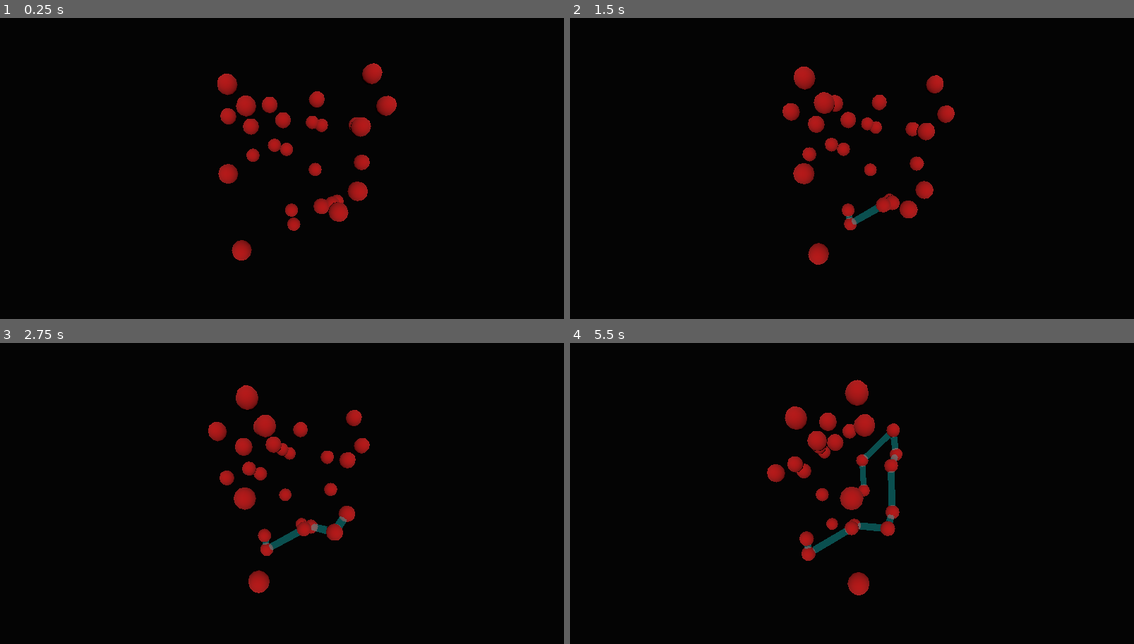
Above: before the commit, frames 1-4 (two rows, left to right).
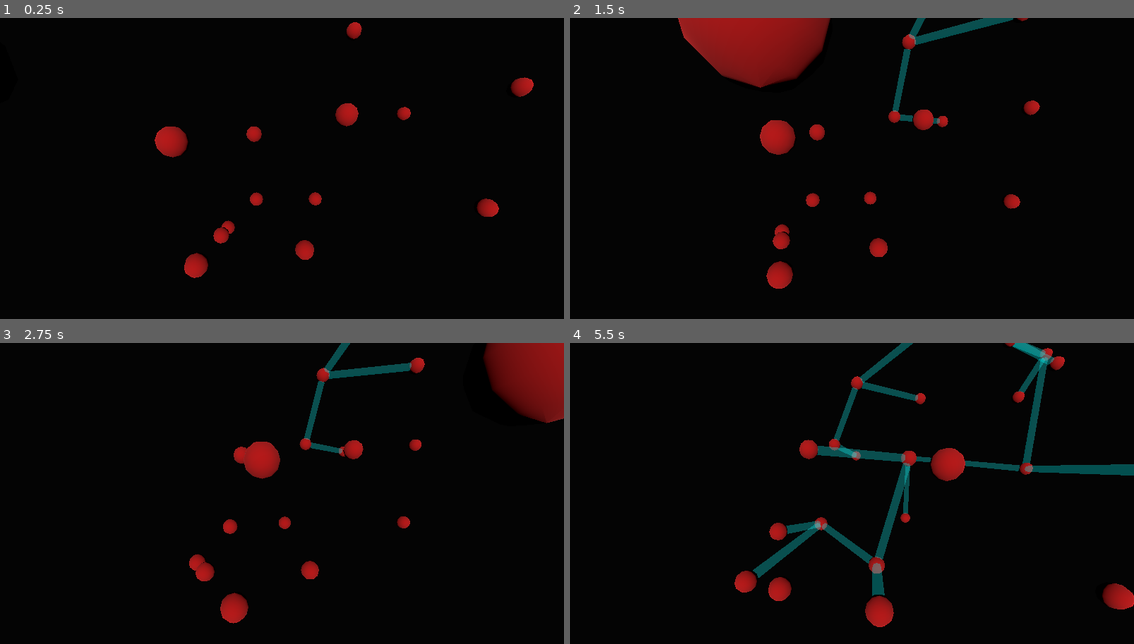
Above: after the commit, the same moments.

Repository: Goldenlion5648/GodotAnimations
Game: Godot game, scene res://main.tscn
Same seed, same stepped clock (60 frames per second), same inputs: the game is played once before the commit and once after it.
Inputs:
- Up to frame 1 (0.25 s): no input
- Up to frame 2 (1.5 s): no input
- Up to frame 3 (2.75 s): no input
- Up to frame 4 (5.5 s): no input

The runs differ from the first frame. In frame 1, 5.3% of the frame differs, in the area x 27-95%, y 1-87%; in frame 2, 11%, in the area x 19-84%, y 0-90%; in frame 3, 8.9%; in frame 4, 9.9%.

Commit message:
two lines at a time

Diff:
--- a/graphing.gd
+++ b/graphing.gd
@@ -4,36 +4,45 @@
 var singe_cube = preload("res://single_cube.tscn")
 
 var my_path = preload("res://my_path.tscn")
-
+var noises
 #const PointConnector = preload("res://my_path_connections.gd")
 
 @export var grid_dim = 10
 var current_line
 # Called when the node enters the scene tree for the first time.
 func _ready() -> void:
+	noises = []
+	for i in range(3):
+		var noise = FastNoiseLite.new()
+		noise.noise_type = FastNoiseLite.NoiseType.TYPE_PERLIN
+#		noise.seed = i
+		noise.fractal_octaves = 5
+		noise.frequency = 0.03
+		noises.append(noise)
+	var children_made = []
+	var value_offset_mult = 100
 	var centering_offset = Vector3(grid_dim * 1.0 / 2, grid_dim * 1.0 / 2, grid_dim * 1.0 / 2)
-	var noise = FastNoiseLite.new()
-	noise.noise_type = FastNoiseLite.NoiseType.TYPE_VALUE
-	noise.seed = 5648
-	noise.fractal_octaves = 4
-	noise.frequency = 1.0 / 20.0
-	var children_made = []
-	var value_offset_mult = 1.2
 	for x in range(grid_dim):
 		for y in range(grid_dim):
 			for z in range(grid_dim):
 				var z_pos = z
 				var current_point = sphere_point.instantiate() as CSGSphere3D
-				var current_point_noise = noise.get_noise_3d(x, y, z_pos)
 
+#				print(noises[0].get_noise_1d(x))
+#				print(noises[1].get_noise_1d(y))
+#				print(noises[2].get_noise_1d(z))
 				current_point.position = (Vector3(
-							current_point_noise + randf_range(0, grid_dim) * value_offset_mult,
-							current_point_noise + randf_range(0, grid_dim) * value_offset_mult,
-							z_pos + current_point_noise
+							noises[0].get_noise_2d(x, y) * value_offset_mult,
+							noises[1].get_noise_2d(z, y) * value_offset_mult,
+							noises[2].get_noise_2d(x, z)  * value_offset_mult
 						) - centering_offset)
 				add_child(current_point)
 				children_made.append(current_point)
-	var all_options = range(len(children_made))
+
+	connect_nodes()
+
+
+func connect_nodes():
 	var all_children = get_children().filter(func(x):
 				return x is CSGSphere3D
 				)
@@ -42,21 +51,23 @@
 	var current_node = all_children.pop_back()
 	seen[current_node.position] = true
 	var prev: Node3D = current_node
-	for i in range(all_children.size()):
+	for i in range(all_children.size()/2):
 		await get_tree().create_timer(.5).timeout
 #		print(all_children)
 		all_children.sort_custom(func(node_a: Node3D, node_b: Node3D):
 					return node_a.position.distance_to(prev.position) < node_b.position.distance_to(prev.position)
 		)
-		var chosen = all_children.pop_front()
-		while chosen.position in seen:
+		var chosen
+		for j in range(2):
 			chosen = all_children.pop_front()
-		seen[chosen.position] = true
+			while chosen.position in seen:
+				chosen = all_children.pop_front()
+			seen[chosen.position] = true
 
-		var current_path = my_path.instantiate() as MyPath
-		add_child(current_path)
-		current_path.line_3d_scale = .1
-		current_path.setup(prev.position, chosen.position)
+			var current_path = my_path.instantiate() as MyPath
+			add_child(current_path)
+			current_path.line_3d_scale = .1
+			current_path.setup(prev.position, chosen.position)
 		prev = chosen
 
 
--- a/my_path_connections.gd
+++ b/my_path_connections.gd
@@ -10,7 +10,7 @@
 func setup(from_: Vector3, to_: Vector3) -> void:
 	from_point = from_
 	to_point = to_
-	print("ran init")
+#	print("ran init")
 	$PointConnectorPath.curve.clear_points()
 	$PointConnectorPath.curve.add_point(from_point)
 	$PointConnectorPath.curve.add_point(to_point)
